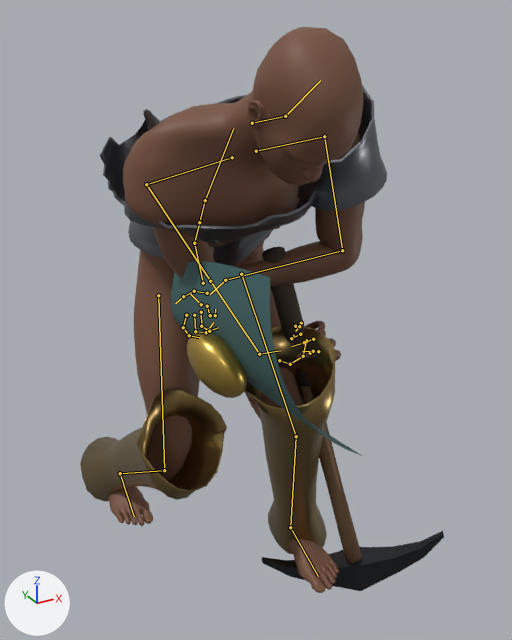
What one commit did to the glTF model public/models/hero.glb.
One viewpoint serves both versions: a camera (50 mm lens) standing at (-0.802, -1.855, 1.642) and looking at (0.102, -0.211, 0.819). Arrows for +X, +Y and +Z are at lower left; the lights stay in place. The first picture is the older version. Both versions are drawn at frame 23 of the action 'Mine'; the numbers are the values there. The bones that change, and the others that lie on the model, are drawn over the model as lines.

The first picture shows 'Cuirass', 'Greave_L', 'Greave_R', 'Hero', 'Pauldron_L', 'Pauldron_R', 'Pickaxe', 'Shield'.
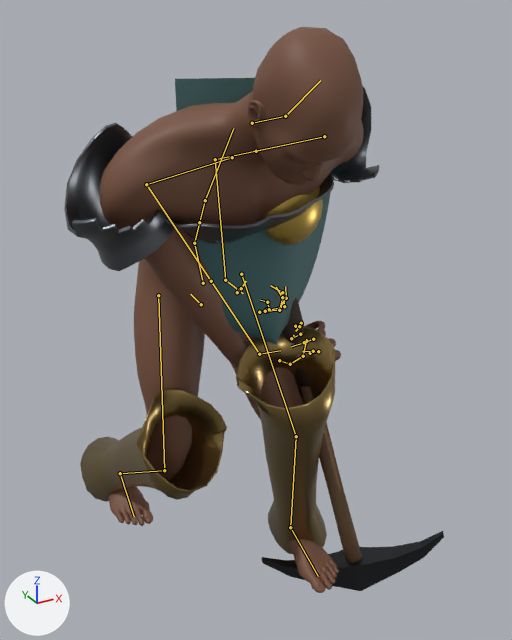
Commit message: Mine: score shoulder twist in the pole sweep -- 165 degrees to 24

Pixel boxes (x1, y1, x2, y2) of what changed, in the pictures (512 x 640 px):
'Hero', posed
    before: (109, 27, 365, 593)
    after: (99, 27, 364, 593)
'Shield', posed (18% narrower, 37% taller)
    before: (171, 261, 362, 456)
    after: (175, 78, 331, 345)
'Pauldron_R', posed
    before: (100, 109, 162, 228)
    after: (64, 123, 175, 271)
'Pauldron_L', posed
    before: (297, 85, 387, 211)
    after: (331, 85, 380, 183)
'Cuirass', posed
    before: (128, 95, 316, 266)
    after: (165, 172, 334, 244)
bone 'upperarm_l', root to tip
    before: (324, 136) to (342, 250)
    after: (324, 136) to (215, 159)
bone 'hand_l', root to tip
    before: (225, 280) to (210, 294)
    after: (225, 280) to (243, 293)
bone 'upperarm_r', root to tip
    before: (146, 184) to (210, 281)
    after: (146, 184) to (211, 281)

The change, as a list of edits to the scene's bpy script:
```text
Change bone_upperarm_l:
    where bone_upperarm_l = bpy.data.objects['HeroRig'].pose.bones['upperarm_l']  # child of 'clavicle_l'
    bone_upperarm_l.rotation_quaternion: (0.633, 0.425, 0.636, 0.121) -> (-0.756, 0.139, -0.155, 0.621)  # degrees (104, 45, 77) -> degrees (-24, 4, -80)
Change bone_hand_l:
    where bone_hand_l = bpy.data.objects['HeroRig'].pose.bones['hand_l']  # child of 'lowerarm_l'
    bone_hand_l.rotation_quaternion: (0.831, -0.36, -0.405, -0.129) -> (0.837, -0.077, 0.427, 0.334)  # degrees (-50, -50, 7) -> degrees (14, 50, 50)
Change bone_upperarm_r:
    where bone_upperarm_r = bpy.data.objects['HeroRig'].pose.bones['upperarm_r']  # child of 'clavicle_r'
    bone_upperarm_r.rotation_quaternion: (0.396, -0.252, 0.689, 0.552) -> (0.786, 0.286, 0.106, 0.537)  # degrees (-82, 125, -9) -> degrees (35, -8, 66)
Change bone_hand_r:
    where bone_hand_r = bpy.data.objects['HeroRig'].pose.bones['hand_r']  # child of 'lowerarm_r'
    bone_hand_r.rotation_quaternion: (0.714, -0.29, -0.238, 0.591) -> (0.701, 0.205, 0.487, 0.479)  # degrees (-44, 0, 79) -> degrees (60, 29, 86)
```
